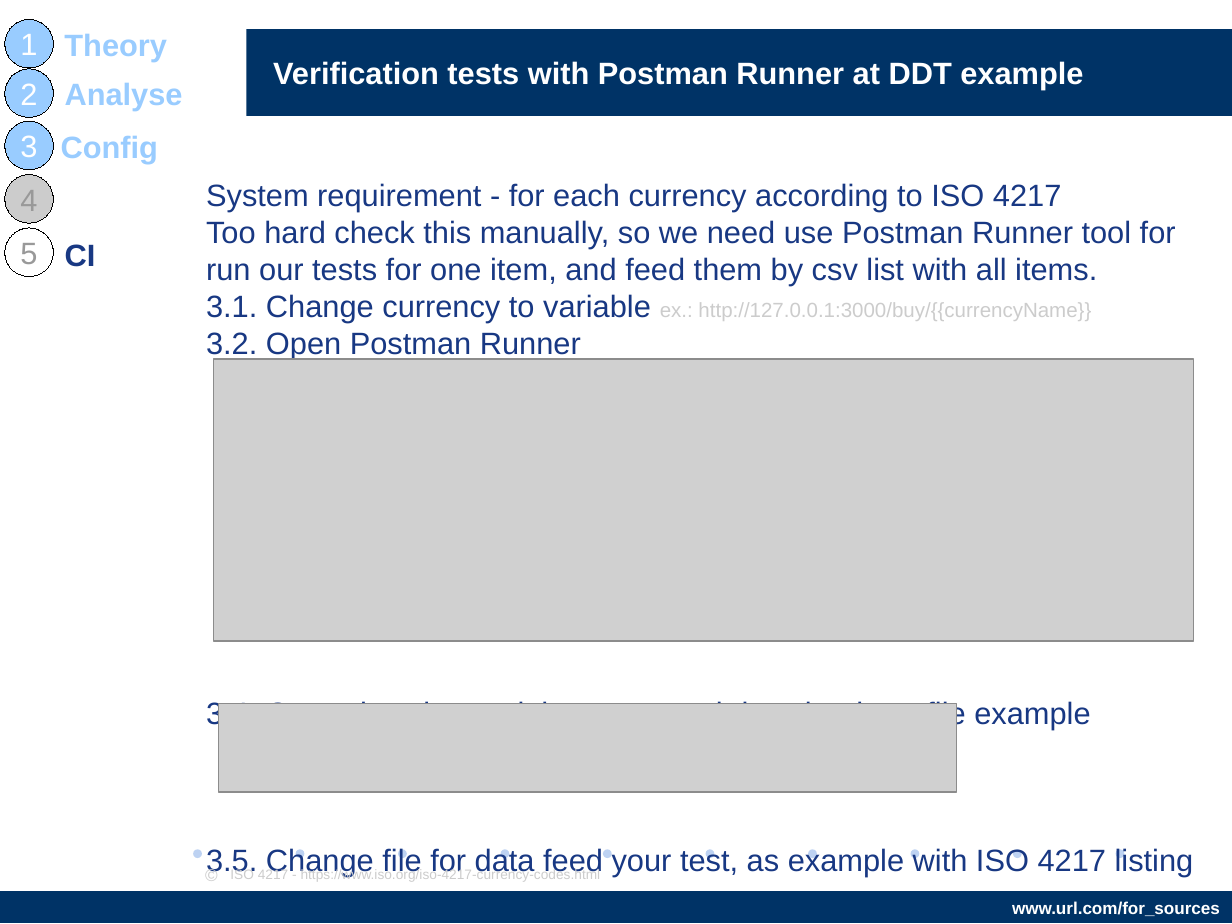
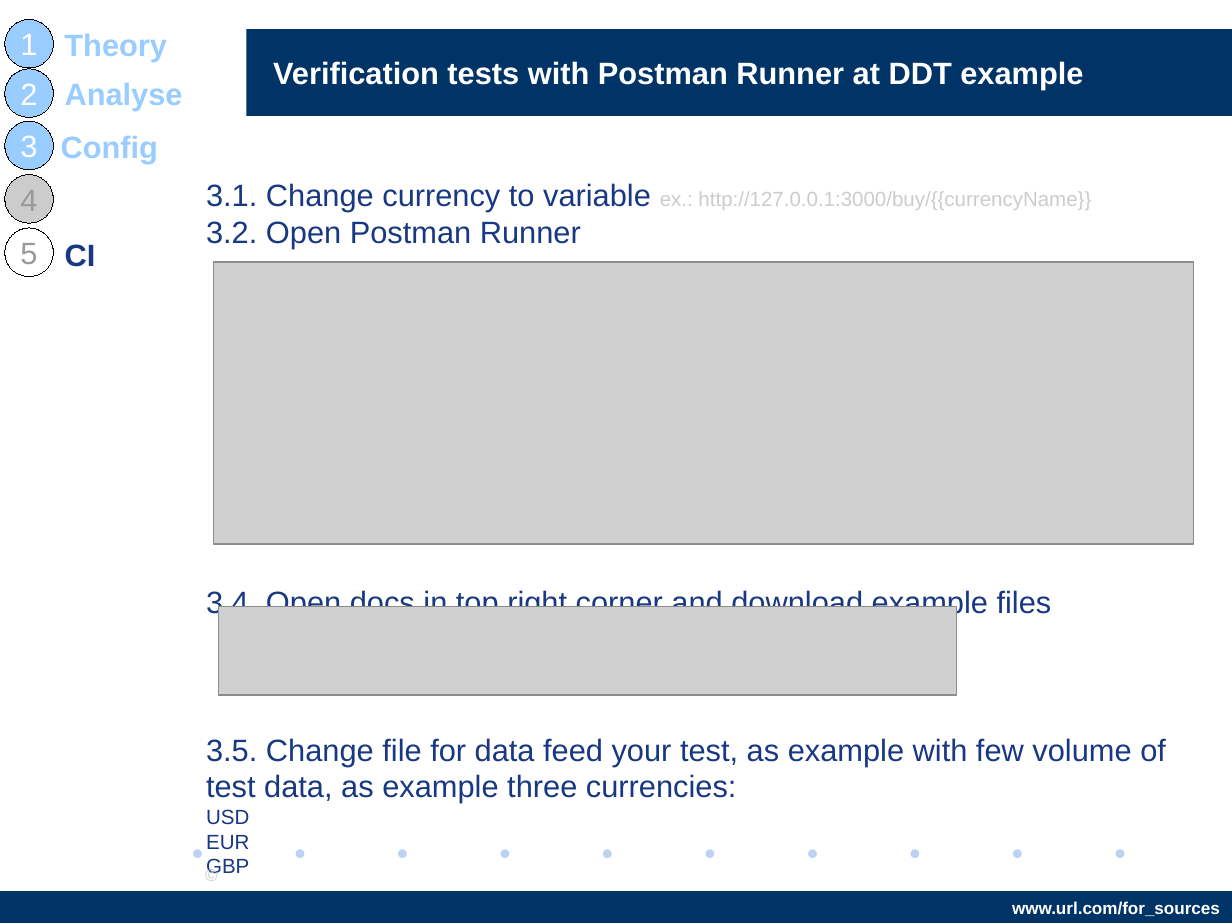
Before and after one commit to AndriiStepura/letslearnapitesting, a slide deck: slide 25 of StartTestingApiWithPostman.odp. Drawn at 1232x924 pixels with LibreOffice and Linux fonts; fonts in the diff are those of the drawing; grey boxes stand for pictures; background and template pictures are left out. Boxes give left, top, right and bottom in pixels: in the first picture for what was removed or moved away, otherwise in the second. Text is boxed around its words. In the diff, an @@ line names an element or a change of style, - is before the commit and + after.

```diff
--- a/StartTestingApiWithPostman.odp
+++ b/StartTestingApiWithPostman.odp
@@ text at [206, 183, 1176, 286]: paragraphs removed @@
-System requirement - for each currency according to ISO 4217
-Too hard check this manually, so we need use Postman Runner tool for run our tests for one item, and feed them by csv list with all items.
@@ picture: place and size @@
-picture at [214, 359, 1194, 641]
+picture at [214, 262, 1194, 545]
@@ text at [206, 588, 1166, 849]: text changed @@
-3.4. Open docs in top right corner and download csv file example
-3.5. Change file for data feed your test, as example with ISO 4217 listing
+3.4. Open docs in top right corner and download example files
+3.5. Change file for data feed your test, as example with few volume of test data, as example three currencies:
+USD
+EUR
+GBP
@@ picture: place and size @@
-picture at [218, 703, 956, 792]
+picture at [218, 606, 956, 695]
@@ text removed at [230, 868, 601, 882] @@
-ISO 4217 - https://www.iso.org/iso-4217-currency-codes.html
```
Also in this commit, not shown: 8 other slides changed, 2 slides added, 1 slide removed.
